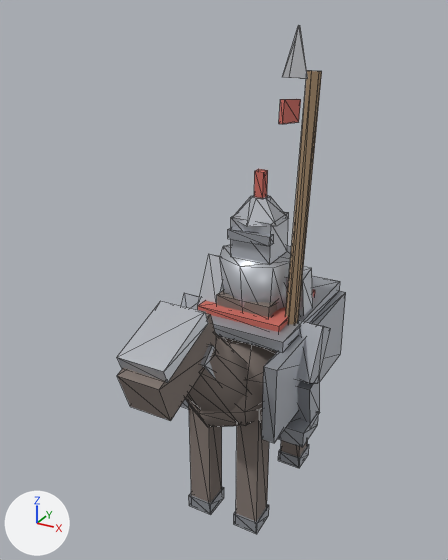
One commit to the glTF model SanguoSLG.Game/assets/models/troop-cataphract.glb: the scene before it, then after it.
Camera for both pictures: a 50 mm camera at (0.268, -0.553, 0.546) aimed at (0.0, -0.066, 0.302). Lighting does not change. The marker at lower left points along +X, +Y and +Z. The picture after the commit comes second. Mesh edges are drawn as thin lines. Where no turn or scale is listed for an object, it has been applied to the vertices.

Before the edit, the objects in view are built like this:
```python
ob_lance = bpy.data.objects.new('lance', me_cylinder)
ob_lance.parent = ob_rider_arm_r
ob_lance.location = (0.006, -0.000926, 0.0534)
ob_lance.rotation_euler = (-0.314, 0.0, 0.0)  # degrees (-18, 0, 0)
ob_lance_pennon = bpy.data.objects.new('lance_pennon', me_cube_029)
ob_lance_pennon.parent = ob_lance
ob_lance_pennon.location = (0.0, -0.0503, 0.115)
ob_lance_pennon.scale = (0.004, 0.036, 0.02)
ob_lance_tip = bpy.data.objects.new('lance_tip', me_cone_003)
ob_lance_tip.parent = ob_lance
ob_lance_tip.location = (0.0, -0.0454, 0.164)
ob_rider_arm_r = bpy.data.objects.new('rider_arm_r', me_cube_028)
ob_rider_arm_r.parent = ob_rider
ob_rider_arm_r.location = (0.044, 0.0, 0.022)
ob_rider_arm_r.rotation_euler = (0.209, 0.0, 0.0)  # degrees (12, 0, 0)
ob_saddle_cloth = bpy.data.objects.new('saddle_cloth', me_cube_014)
ob_saddle_cloth.location = (0.0, 0.012, 0.246)
# also in view: 'barding_top' at (0.0, 0.03, 0.238); 'leg_fr' at (0.03, -0.055, 0.083); 'chanfron' at (0.0, -0.172, 0.288); 'rider_shin_r' at (0.07, -0.014, 0.157); 'saddle' at (0.0, 0.012, 0.256)
```
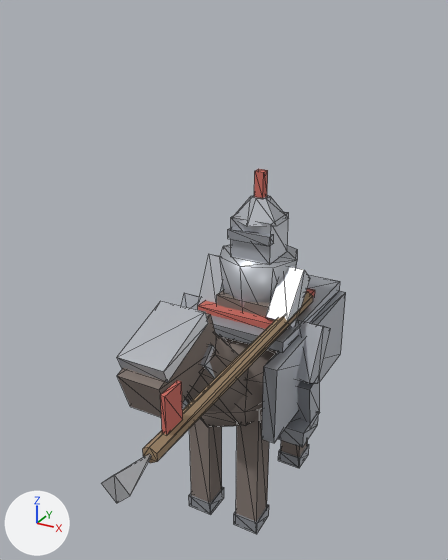
Pixel boxes [x1, y1, x2, y2] of what changed, in the pictures (448 x 560 px):
```json
{"object": "lance", "change": "turned, moved", "before": [286, 71, 322, 324], "after": [143, 292, 313, 463]}
{"object": "rider_arm_r", "change": "turned", "before": [285, 266, 313, 316], "after": [266, 267, 310, 327]}
{"object": "lance_tip", "change": "turned, moved", "before": [282, 25, 308, 79], "after": [102, 453, 152, 503]}
{"object": "lance_pennon", "change": "turned, moved, rescaled", "before": [279, 99, 301, 124], "after": [160, 380, 183, 435]}
```

Scene script edits in JSON lines:
```json
{"op": "set", "path": "ob_rider_arm_r.rotation_euler", "old": "(0.209, 0.0, 0.0)", "new": "(-0.733, 0.0, 0.0)", "note": "degrees (12, 0, 0) -> degrees (-42, 0, 0)"}
{"op": "set", "path": "ob_lance.location", "old": "(0.006, -0.000926, 0.0534)", "new": "(0.006, -0.0711, -0.114)"}
{"op": "set", "path": "ob_lance.rotation_euler", "old": "(-0.314, 0.0, 0.0)", "new": "(2.304, 0.0, 0.0)", "note": "degrees (-18, 0, 0) -> degrees (132, 0, 0)"}
{"op": "set", "path": "ob_lance_pennon.location", "old": "(0.0, -0.0503, 0.115)", "new": "(0.0, 0.022, 0.12)"}
{"op": "set", "path": "ob_lance_pennon.rotation_euler", "old": "(0.0, 0.0, 0.0)", "new": "(-1.571, 0.0, 0.0)", "note": "degrees (0, 0, 0) -> degrees (-90, 0, 0)"}
{"op": "set", "path": "ob_lance_pennon.scale", "old": "(0.004, 0.036, 0.02)", "new": "(0.004, 0.022, 0.034)"}
{"op": "set", "path": "ob_lance_tip.location", "old": "(0.0, -0.0454, 0.164)", "new": "(0.0, 0.0, 0.168)"}
{"op": "set", "path": "ob_lance_tip.rotation_euler", "old": "(0.0, 0.0, 0.0)", "new": "(3.142, 0.0, 0.0)", "note": "degrees (0, 0, 0) -> degrees (180, 0, 0)"}
```
